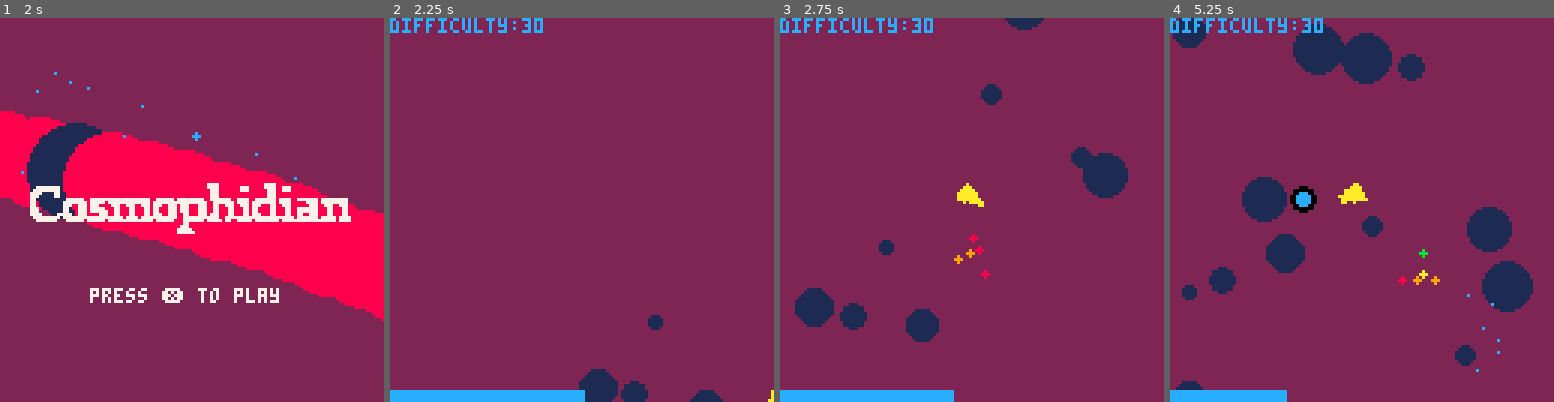
Above: before the commit, frames 1-4 (left to right).
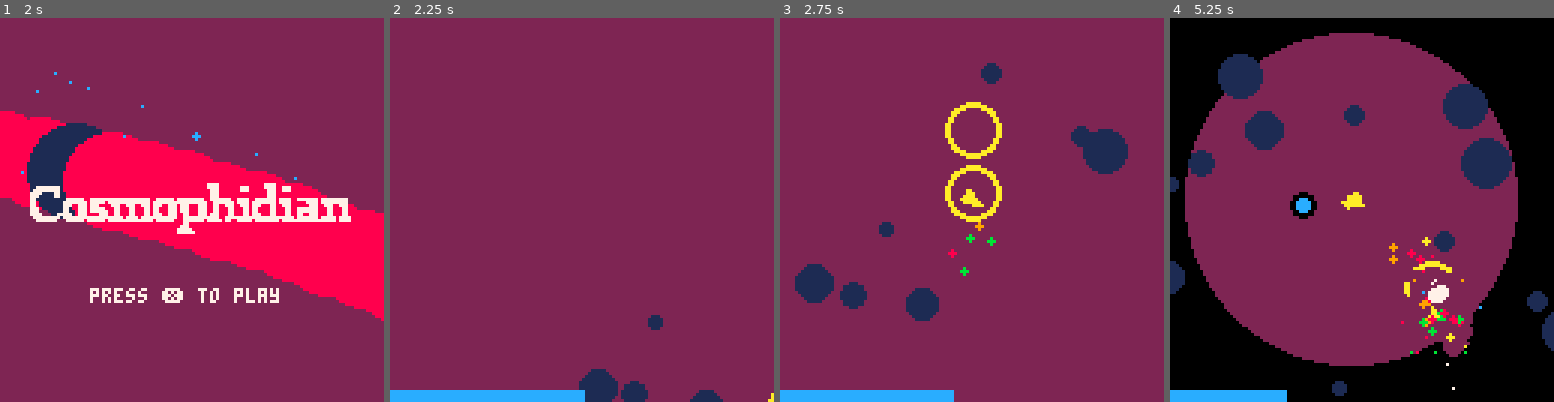
Above: after the commit, the same moments.

Repository: nerisuyu/cosmophidian
Game: PICO-8 cartridge cosmophidian.p8
The game is run twice, just before and just after one commit, with the same random seed, the same clock (stepped at 60 frames per second) and the same inputs.
Inputs:
- Up to frame 1 (2 s): tap X (X key) at 0.33, 1.07, 1.85 s; tap O (Z key) at 0.7, 1.7 s; hold Right from 1.6 s (still down)
- Up to frame 2 (2.25 s): release Right at 2.1 s; tap O (Z key) at 2.1 s; hold Up from 2.15 s (still down)
- Up to frame 3 (2.75 s): release Up at 2.42 s; hold Right from 2.47 s (still down); tap O (Z key) at 2.5 s
- Up to frame 4 (5.25 s): tap O (Z key) every 0.4 s from 2.9 to 4.9 s; tap X (X key) at 2.97, 4.08, 5.2 s; release Right at 3.03 s; hold Left 3.08-3.58 s; hold Down 3.63-3.97 s; hold Right 4.02-4.68 s; hold Up 4.73-5.03 s; hold Left from 5.08 s (still down)

Frame 1 is identical in both runs. In frame 2, 0.7% of the frame differs, in the area x 0-100%, y 0-98%; in frame 3, 7.7%; in frame 4, 52%, in the area x 0-100%, y 0-100%.

Commit message:
zoomed out

Diff:
--- a/cosmophidian.p8
+++ b/cosmophidian.p8
@@ -249,12 +249,12 @@
 						laser_charge_threshold=15,
 						nosex=0,
 						nosey=0,
-						acc=0.10,
+						acc=0.08,
 						lacc=0.008,
 						dcc=0.007,//0.005
 						turning_d=0.1,
-						maxspeed=1.8,
-						scale=1,
+						maxspeed=1.5,
+						scale=0.7,
 						states={},
 
 						dash_cost=2,
@@ -370,15 +370,15 @@
 
 
 	draw_ship()
-
 	draw_ui()
+	--[[
+
 	print("difficulty:",cam.x-64,cam.y-64)
 	print(enemy_volume_max,cam.x-20,cam.y-64)
 
-	//draw_collisions()
- 	//clear_collisions()
-	//draw_average_position()
-
+
+	print(get_available_enemy_volume(list_enemies),cam.x-64,cam.y-54)
+	]]
 	--[[
 	print(#projectiles,cam.x-64,cam.y-10,7)
 	print(#enemies,cam.x-64,cam.y-54,7)
@@ -456,15 +456,21 @@
 
 	ship.turning_d=base_turning
 
-	if ship.states.shooting then
-		ship.turning_d=shoot_turning
-	end
 
 	if ship.states.parry>0 then
 		ship.states.parry-=1
 		ship.states.laser=false
 		ship.states.shooting=false
 	end
+
+	if ship.states.laser then
+		ship.states.shooting=false
+	end
+
+	if ship.states.shooting then
+		ship.turning_d=shoot_turning
+	end
+
 
 	if ship.states.flying then
 		//sfx(5)
@@ -629,7 +635,7 @@
 	if btn(🅾️) then
 		local qwerty=ship.angle
 
-		//FIXME parry
+		//fixme parry
 		if ship.states.parry_cd <0 and (ship.laser_charge>ship.dash_cost or (ship.laser_charge>0 and ship.laser_charge-ship.dash_cost<=0))then
 			sfx(32,3)
 			ship.laser_charge-=ship.dash_cost
@@ -955,25 +961,23 @@
 
 
 		if(tt%100==0) then
-		--[[
+
 	cram_enemy({group=list_enemies,
-		volume=60,
+		volume=80,
 		c1=13,
 		c2=8,
 		c3=13,
-		speed=1.9,
 		hp=80,
 		l=20,
-		volume_added=10,
-		snake_width=5},
+		volume_added=10},
 		template_snake)
-		]]
+
 	cram_enemy({group=list_enemies,
-			volume=7,
+			volume=20,
+			scale=0.5,
 			c1=7,
 			spr=4,
 			c2=1,
-			speed=1.3,
 			volume_added=0.5,
 			collider_r=8,
 			draw=drw_enemy_rsprite,
@@ -983,21 +987,7 @@
 	--[[
 	cram_enemy({group=list_enemies,
 			volume_added=2,
-			volume=3,
-			scale=0.7,
-			speed=1.9},
-		template_enemy_fish)
-		cram_enemy({group=list_enemies,
-			volume_added=2,
-			volume=3,
-			scale=0.7,
-			speed=1.9},
-		template_enemy_fish)
-		cram_enemy({group=list_enemies,
-			volume_added=2,
-			volume=3,
-			scale=0.7,
-			speed=1.9},
+			volume=7},
 		template_enemy_fish)
 		]]
 	end
@@ -1300,7 +1290,7 @@
 		self.speed=ship.maxspeed*2
 		self.turning_d=0.01
 	else
-	self.speed=1.6
+	self.speed=self.maxspeed
 	self.turning_d=0.003
 	end
 
@@ -1437,7 +1427,7 @@
 	offset=randb(0,100)/100
 	ang=atan2(-self.x+ship.x,
 		-self.y+ship.y)
-	if tt%60==0 or (tt+5)%60==0 or (tt+10)%60==0 then
+	if (tt+ceil(self.y))%100==0 or (tt+ceil(self.y)+20)%100==0 or (tt+ceil(self.y)+40)%100==0   then //
 	for i=0,0 do
 		sfx(39,3)
 		shoot_missile(self,ship)
@@ -1820,38 +1810,71 @@
 end
 
 function shoot_missile(self,other)
-	local new_missile=add_object({group=list_particles,
+
+	local new_missile=add_object({group=list_projectiles,
 		x=self.x,
 		y=self.y,
 		c1=self.c1},
 		template_missile)
+
 	local lifespan=new_missile.hp
-	local trajectory_start = table_clone(self)
-	local trajectory_end = table_clone(other)
+	local p0 = table_clone(self)
+	local p2 = {x=other.x+other.dx*lifespan,y=other.y+other.dy*lifespan}
+	local p1 = {x=(p0.x+p2.x)/2+randb(-50,50),y=(p0.y+p2.y)/2+randb(-50,50)}
+
+
+	add_object({group=list_particles,
+		x=p2.x,
+		y=p2.y,
+		collider_r=8,
+		c1=background,
+		c2=10,
+		hp=template_missile.hp,
+		spr=14,
+		draw=drw_debug,
+	},template_basic_particle)
+
+
+
 	add_animation(function ()
-		for i=0,lifespan do
-			local part=i/lifespan
-		new_missile.x=trajectory_start.x+(part^3)*(trajectory_end.x-trajectory_start.x)+2*noise(tt+part)*(1-(1-2*part)^2)
-		new_missile.y=trajectory_start.y+(part^3)*(trajectory_end.y-trajectory_start.y)+2*noise(tt+part+2)*(1-(1-2*part)^2)
+		for i=1,lifespan+1 do
+		local t=(i/lifespan)^2.3
+		new_missile.x=(1-t)*((1-t)*p0.x+t*p1.x)+t*((1-t)*p1.x+t*p2.x)
+		new_missile.y=(1-t)*((1-t)*p0.y+t*p1.y)+t*((1-t)*p1.y+t*p2.y)
+		//new_missile.x=p0.x+(part^3)*(p2.x-p1.x)+2*noise(tt+part)*(1-(1-2*part)^2)
+		//new_missile.y=p0.y+(part^3)*(p2.y-p1.y)+2*noise(tt+part+2)*(1-(1-2*part)^2)
 		yield();
 		end
+		local expl=add_object({group=list_particles,
+			x=p2.x,
+			y=p2.y},
+		template_explosion)
+
+		for i=1,5 do
+		yield();
+		end
+		expl.hp=0
 	end)
 end
 function bh_leave_trail(self)
 	add_object({group=list_particles,
 			x=self.x,
 			y=self.y,
-			hp=60,
+			hp=20,
+			c1=7,
+			c2=background,
+			collider_r=1,
+			draw=drw_circle,
 			c1=self.c1},
 			template_basic_particle)
 end
 
 template_missile={
 	parent=template_basic_particle,
-	hp=120,
+	hp=40,
 	collider_r=2,
-	update={bh_tick_hp},
-	on_death={remove_object},
+	update={bh_tick_hp,bh_leave_trail},
+	on_death={remove_object,fx_explode,fx_explode,fx_explode},
 	draw=drw_debug
 }
 
@@ -1874,7 +1897,7 @@
 
 template_pellet_hp={
 	parent=template_pellet,
-	pals={{2,outline}},
+	pals={{2,background}},
 	spr=13,
 	damage=-3,
 	c1=9,
@@ -1884,7 +1907,7 @@
 
 template_pellet_laser={
 	parent=template_pellet,
-	pals={{9,12},{2,outline}},
+	pals={{9,12},{2,background}},
 	spr=13,
 	c1=12,
 	c2=7,
@@ -1911,7 +1934,7 @@
 	laser_pellets=1,
 	remove_if_far=true,
 	speed=0.1,
-	scale=1,
+	scale=0.8,
 	volume=2,
 	collider_r=5,
 	group=list_enemies,
@@ -1928,9 +1951,21 @@
 	on_parry={}
 	}
 
+template_explosion={
+	parent=template_enemy,
+	is_parriable=false,
+	damage=5,
+	collider_r=6,
+	c1=7,
+	hp=100,
+	draw=drw_debug,
+	update={bh_hitbox},
+	on_death={remove_object,remove_if_far,fx_dissolve}
+	}
 
 template_snake={
 	parent=template_empty,
+	maxspeed=1.3,
 	speed=1,
 	volume=2,
 	collider_r=5,
@@ -1939,7 +1974,7 @@
 	c1=10,
 	c2=8,
 	c3=0,
-	snake_width=9,
+	snake_width=3,
 	sd_rate=0.95,
 	hp=80,
 	l=3,
@@ -1964,10 +1999,10 @@
 		c1=0,
 		c2=1,
 		spr=3,
-		speed=1.8,
+		speed=1.2,
 		collider_r=3,
 		turning_d=0.5,
-		scale=0.5,
+		scale=0.3,
 		damage=3,
 		volume=1,
 		volume_added=0.5,
@@ -1986,7 +2021,7 @@
 		hp=80,
 		c1=12,
 		c2=background,
-		speed=4,
+		speed=3,
 
 		is_parriable=true,
 		draw=drw_debug,
@@ -2128,14 +2163,14 @@
 
 
 __gfx__
-00000000111aa11111177111111dd11111888811000000000000000000c00c000007700000000000006c000000076c0000000000002220000000000000000000
-00000000111aa11111177111111dd1111188881100000000000000000111111007777770000000000c000000000000c000a0a000022222000000000000000000
-00700700111aa1111117711111dddd11118dd811000cc000000aa00011c11c110777777000070000c00000000000000c00a0a000222722200000000000000000
-0007700011aaaa11117aa71111dddd1111dddd11000cc000000aa0001cc11cc17777777700777000600000077000000c00a0a000227992200000000000000000
-0007700011aaaa11117aa711111dd111111dd11100cccc0000adda001c1111c17777777777777770700000067000000600000000222922200000000000000000
-0070070011aaaa1111aaaa11111dd111111dd1110cccccc00adddda01111111107777770000000000000000cc00000000a000a00022222000000000000000000
-000000001aaaaaa11aaaaaa111dddd1111dddd110000000000000000111111110777777000000000000000c0060000000aaaaa00002220000000000000000000
-000000001aaaaaa11aaaaaa111d11d1111d11d110000000000000000011111100007700000000000000cc60000cc000000000000000000000000000000000000
+00000000111aa11111177111111dd11111888811000000000000000000c00c000007700000000000006c000000076c0000000000002220000088880000000000
+00000000111aa11111177111111dd1111188881100000000000000000111111007777770000000000c000000000000c000a0a000022222000800008000000000
+00700700111aa1111117711111dddd11118dd811000cc000000aa00011c11c110777777000070000c00000000000000c00a0a000222722208880880800000000
+0007700011aaaa11117aa71111dddd1111dddd11000cc000000aa0001cc11cc17777777700777000600000077000000c00a0a000227992208088000800000000
+0007700011aaaa11117aa711111dd111111dd11100cccc0000adda001c1111c17777777777777770700000067000000600000000222922208008800800000000
+0070070011aaaa1111aaaa11111dd111111dd1110cccccc00adddda01111111107777770000000000000000cc00000000a000a00022222008080080800000000
+000000001aaaaaa11aaaaaa111dddd1111dddd110000000000000000111111110777777000000000000000c0060000000aaaaa00002220008800008800000000
+000000001aaaaaa11aaaaaa111d11d1111d11d110000000000000000011111100007700000000000000cc60000cc000000000000000000000888888000000000
 00000000000000a00000000000000000000000000000000000000000000000000000000000000000000000000000000000000000000000000000000000000000
 00000000000000aa0000000000000000000000000000000000000000000000000000000000000000000000000000000000000000000000000000000000000000
 00000000000000aaa000000000000000000000000000000000000000000000000000000000000000000000000000000000000000000000000000000000000000
Not shown, changed: cosmophidian.js
Not shown, changed: cosmophidian.zip
